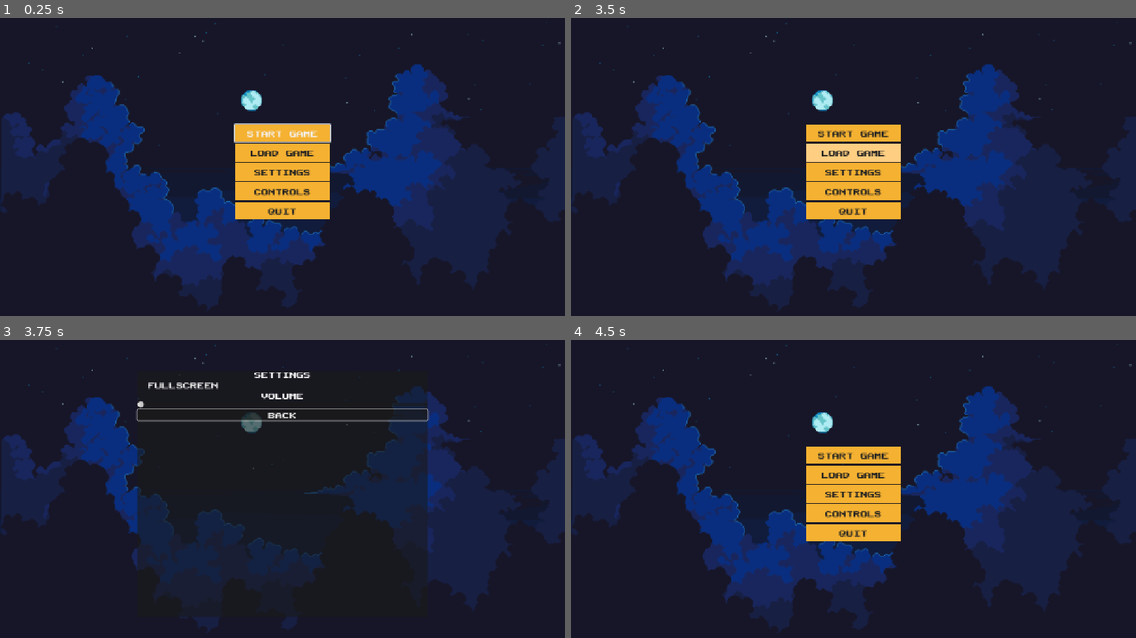
Above: before the commit, frames 1-4 (two rows, left to right).
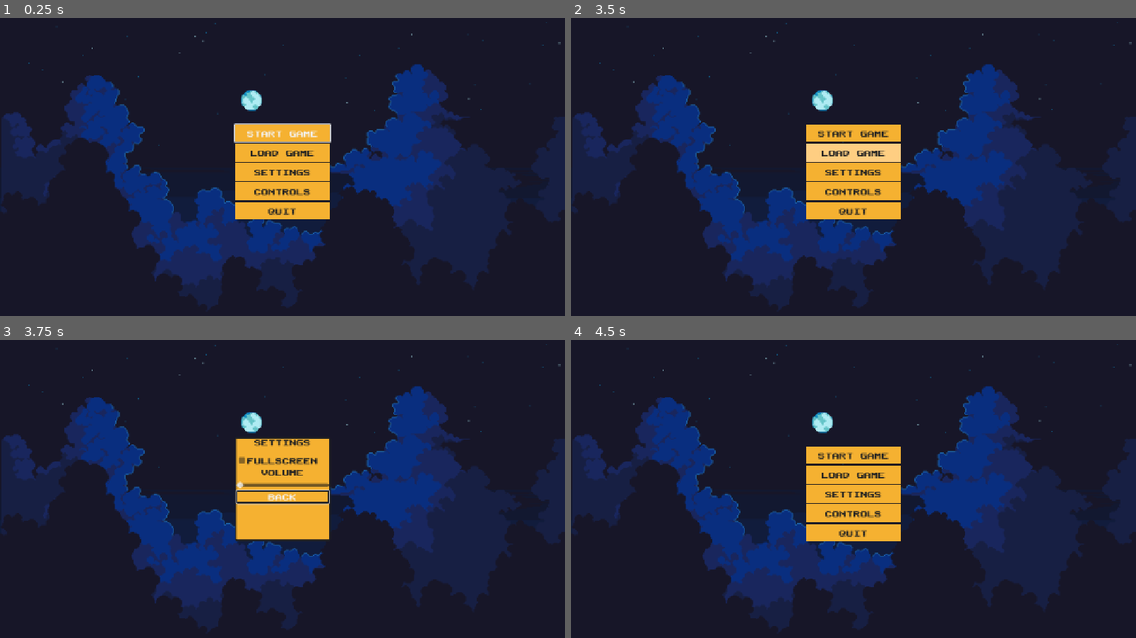
Above: after the commit, the same moments.

Repository: fabiolrodriguez/indie-game-starter-kit
Game: Godot game, scene res://scenes/main_menu/main_menu.tscn
Same seed, same stepped clock (60 frames per second), same inputs: the game is played once before the commit and once after it.
Inputs:
- Up to frame 1 (0.25 s): no input
- Up to frame 2 (3.5 s): click "START GAME" at 0.5 s; click "START GAME" at 1.25 s; click "START GAME" at 2 s; click "LOAD GAME" at 2.75 s
- Up to frame 3 (3.75 s): click "SETTINGS" at 3.5 s
- Up to frame 4 (4.5 s): click "BACK" at 4.25 s

Frames 1-2 are identical in both runs. In frame 3, 19% of the frame differs, in the area x 24-76%, y 10-93%; in frame 4, nothing differs.

Commit message:
working on settings menu

Diff:
--- a/scenes/main_menu/main_menu.tscn
+++ b/scenes/main_menu/main_menu.tscn
@@ -17,10 +17,44 @@
 border_color = Color(0.9607843, 0.69411767, 0.19215687, 1)
 
 [sub_resource type="StyleBoxFlat" id="StyleBoxFlat_fsom3"]
-bg_color = Color(0.81343305, 0.5756461, 0.09114476, 1)
+bg_color = Color(0.8117647, 0.5764706, 0.09019608, 1)
 
 [sub_resource type="StyleBoxFlat" id="StyleBoxFlat_0ebjn"]
 bg_color = Color(0.99469763, 0.8058638, 0.50832, 1)
+
+[sub_resource type="StyleBoxFlat" id="StyleBoxFlat_4xg86"]
+bg_color = Color(0.9607843, 0.69411767, 0.19215687, 1)
+border_width_left = 4
+border_width_top = 4
+border_width_right = 4
+border_width_bottom = 4
+border_color = Color(0.13333334, 0.13333334, 0.13333334, 1)
+corner_radius_top_left = 4
+corner_radius_top_right = 4
+corner_radius_bottom_right = 4
+corner_radius_bottom_left = 4
+
+[sub_resource type="StyleBoxFlat" id="StyleBoxFlat_5seab"]
+bg_color = Color(0.9607843, 0.69411767, 0.19215687, 1)
+border_width_left = 2
+border_width_top = 2
+border_width_right = 2
+border_width_bottom = 4
+border_color = Color(0.13333334, 0.13333334, 0.13333334, 1)
+
+[sub_resource type="StyleBoxFlat" id="StyleBoxFlat_x2yjq"]
+bg_color = Color(0.9607843, 0.69411767, 0.19215687, 1)
+
+[sub_resource type="StyleBoxFlat" id="StyleBoxFlat_lqpn7"]
+bg_color = Color(0.8117647, 0.5764706, 0.09019608, 1)
+
+[sub_resource type="StyleBoxFlat" id="StyleBoxFlat_thkx5"]
+bg_color = Color(0.99607843, 0.8039216, 0.50980395, 1)
+border_width_left = 2
+border_width_top = 2
+border_width_right = 2
+border_width_bottom = 4
+border_color = Color(0.13333334, 0.13333334, 0.13333334, 1)
 
 [node name="MainMenu" type="Node2D" unique_id=2068258826]
 script = ExtResource("1_5seab")
@@ -129,39 +163,55 @@
 anchor_top = 0.5
 anchor_right = 0.5
 anchor_bottom = 0.5
-offset_left = -329.0
-offset_top = -279.0
-offset_right = 329.0
-offset_bottom = 279.0
+offset_left = -108.5
+offset_top = -129.0
+offset_right = 108.5
+offset_bottom = 107.0
 grow_horizontal = 2
 grow_vertical = 2
-
-[node name="VBoxContainer" type="VBoxContainer" parent="menu/SettingsPanel" unique_id=454220222]
-layout_mode = 2
-
-[node name="TitleLabel" type="Label" parent="menu/SettingsPanel/VBoxContainer" unique_id=721553055]
-layout_mode = 2
+theme_override_styles/panel = SubResource("StyleBoxFlat_4xg86")
+
+[node name="MarginContainer" type="MarginContainer" parent="menu/SettingsPanel" unique_id=212668237]
+layout_mode = 2
+
+[node name="VBoxContainer" type="VBoxContainer" parent="menu/SettingsPanel/MarginContainer" unique_id=454220222]
+layout_mode = 2
+
+[node name="TitleLabel" type="Label" parent="menu/SettingsPanel/MarginContainer/VBoxContainer" unique_id=721553055]
+custom_minimum_size = Vector2(0, 30)
+layout_mode = 2
+theme_override_colors/font_color = Color(0.13333334, 0.13333334, 0.13333334, 1)
 theme_override_fonts/font = ExtResource("1_fsom3")
 text = "SETTINGS	"
 horizontal_alignment = 1
 
-[node name="FullscreenCheckbox" type="CheckBox" parent="menu/SettingsPanel/VBoxContainer" unique_id=1784173247]
-layout_mode = 2
+[node name="FullscreenCheckbox" type="CheckBox" parent="menu/SettingsPanel/MarginContainer/VBoxContainer" unique_id=1784173247]
+custom_minimum_size = Vector2(0, 30)
+layout_mode = 2
+theme_override_colors/font_color = Color(0.13333334, 0.13333334, 0.13333334, 1)
 theme_override_fonts/font = ExtResource("1_fsom3")
 text = "FULLSCREEN"
 
-[node name="VolumeLabel" type="Label" parent="menu/SettingsPanel/VBoxContainer" unique_id=1561229315]
-layout_mode = 2
+[node name="VolumeLabel" type="Label" parent="menu/SettingsPanel/MarginContainer/VBoxContainer" unique_id=1561229315]
+custom_minimum_size = Vector2(0, 25)
+layout_mode = 2
+theme_override_colors/font_color = Color(0.13333334, 0.13333334, 0.13333334, 1)
 theme_override_fonts/font = ExtResource("1_fsom3")
 text = "VOLUME"
 horizontal_alignment = 1
 
-[node name="VolumeSlider" type="HSlider" parent="menu/SettingsPanel/VBoxContainer" unique_id=2069249067]
-layout_mode = 2
-
-[node name="BackButton" type="Button" parent="menu/SettingsPanel/VBoxContainer" unique_id=1609633977]
-layout_mode = 2
-theme_override_fonts/font = ExtResource("1_fsom3")
+[node name="VolumeSlider" type="HSlider" parent="menu/SettingsPanel/MarginContainer/VBoxContainer" unique_id=2069249067]
+layout_mode = 2
+
+[node name="BackButton" type="Button" parent="menu/SettingsPanel/MarginContainer/VBoxContainer" unique_id=1609633977]
+custom_minimum_size = Vector2(0, 30)
+layout_mode = 2
+theme_override_colors/font_color = Color(0.13333334, 0.13333334, 0.13333334, 1)
+theme_override_fonts/font = ExtResource("1_fsom3")
+theme_override_styles/normal = SubResource("StyleBoxFlat_5seab")
+theme_override_styles/normal_mirrored = SubResource("StyleBoxFlat_x2yjq")
+theme_override_styles/pressed = SubResource("StyleBoxFlat_lqpn7")
+theme_override_styles/hover = SubResource("StyleBoxFlat_thkx5")
 text = "BACK"
 
 [node name="AudioManager" type="Node" parent="." unique_id=501132004]
@@ -182,6 +232,6 @@
 [connection signal="focus_entered" from="menu/MainPanel/MarginContainer/VBoxContainer/quit" to="." method="_on_quit_focus_entered"]
 [connection signal="mouse_entered" from="menu/MainPanel/MarginContainer/VBoxContainer/quit" to="." method="_on_quit_mouse_entered"]
 [connection signal="pressed" from="menu/MainPanel/MarginContainer/VBoxContainer/quit" to="." method="_on_quit_pressed"]
-[connection signal="focus_entered" from="menu/SettingsPanel/VBoxContainer/BackButton" to="." method="_on_back_button_focus_entered"]
-[connection signal="mouse_entered" from="menu/SettingsPanel/VBoxContainer/BackButton" to="." method="_on_back_button_mouse_entered"]
-[connection signal="pressed" from="menu/SettingsPanel/VBoxContainer/BackButton" to="." method="_on_back_button_pressed"]
+[connection signal="focus_entered" from="menu/SettingsPanel/MarginContainer/VBoxContainer/BackButton" to="." method="_on_back_button_focus_entered"]
+[connection signal="mouse_entered" from="menu/SettingsPanel/MarginContainer/VBoxContainer/BackButton" to="." method="_on_back_button_mouse_entered"]
+[connection signal="pressed" from="menu/SettingsPanel/MarginContainer/VBoxContainer/BackButton" to="." method="_on_back_button_pressed"]
--- a/scripts/main_menu.gd
+++ b/scripts/main_menu.gd
@@ -3,7 +3,7 @@
 @onready var menu_panel = $menu/MainPanel
 @onready var settings_panel = $menu/SettingsPanel
 @onready var start_button = $menu/MainPanel/MarginContainer/VBoxContainer/start
-@onready var back_button = $menu/SettingsPanel/VBoxContainer/BackButton
+@onready var back_button = $menu/SettingsPanel/MarginContainer/VBoxContainer/BackButton
 
 # Called when the node enters the scene tree for the first time.
 func _ready() -> void:
